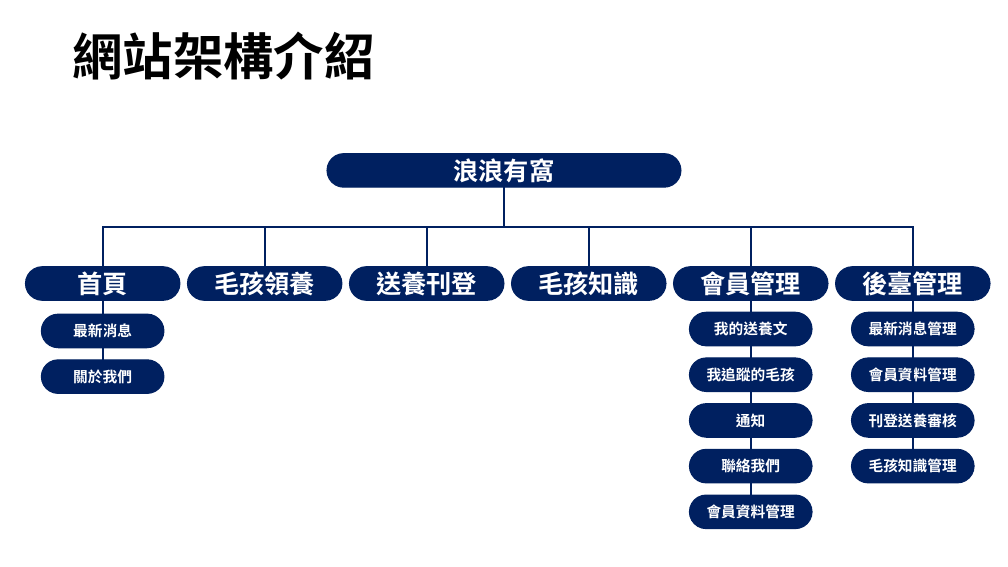
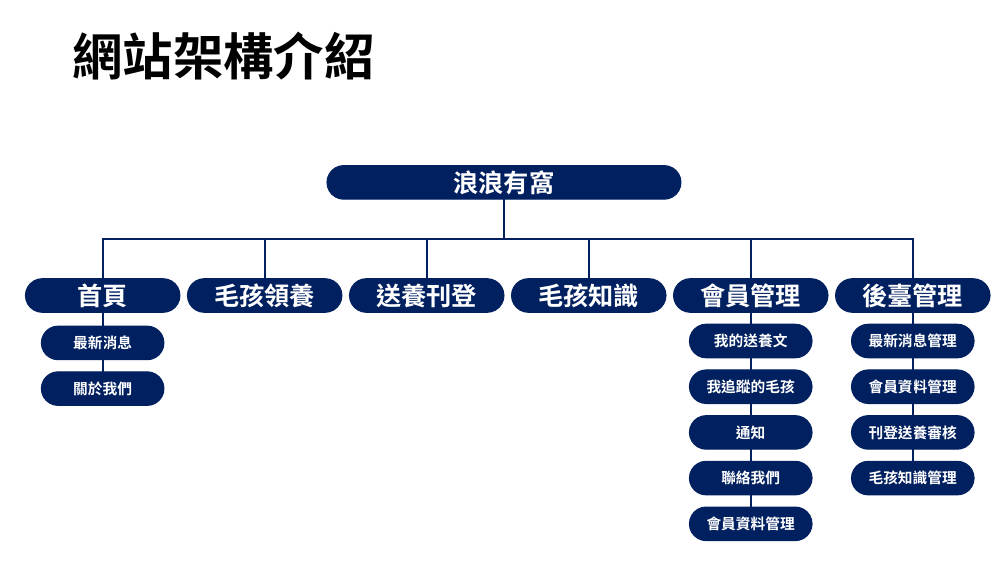
Before and after one commit to MFEE18-NO-8/MFEE18_NO8, a slide deck: slide 4 of ppt/第八組大專簡報.pptx (slide 6 before the commit). Drawn at 1008x567 pixels with LibreOffice and Linux fonts; fonts in the diff are those of the drawing; background and template pictures are left out. Boxes give left, top, right and bottom in pixels: in the first picture for what was removed or moved away, otherwise in the second. Text is boxed around its words. In the diff, an @@ line names an element or a change of style, - is before the commit and + after.

```diff
--- a/ppt/第八組大專簡報.pptx
+++ b/ppt/第八組大專簡報.pptx
@@ 18 rounded rectangles, 6 elbow lines, 3 lines: place and size @@
-18 rounded rectangles, 6 elbow lines, 3 lines at <box>26,154,990,529</box>
+18 rounded rectangles, 6 elbow lines, 3 lines at <box>26,166,990,541</box>
```
Also in this commit, not shown: 2 other slides changed, 1 slide added, 8 other files.
